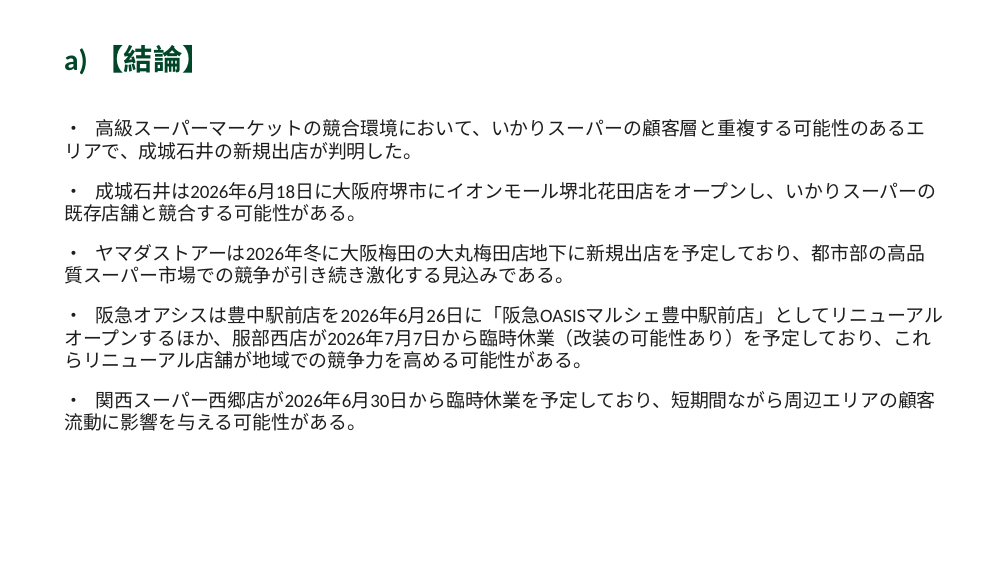
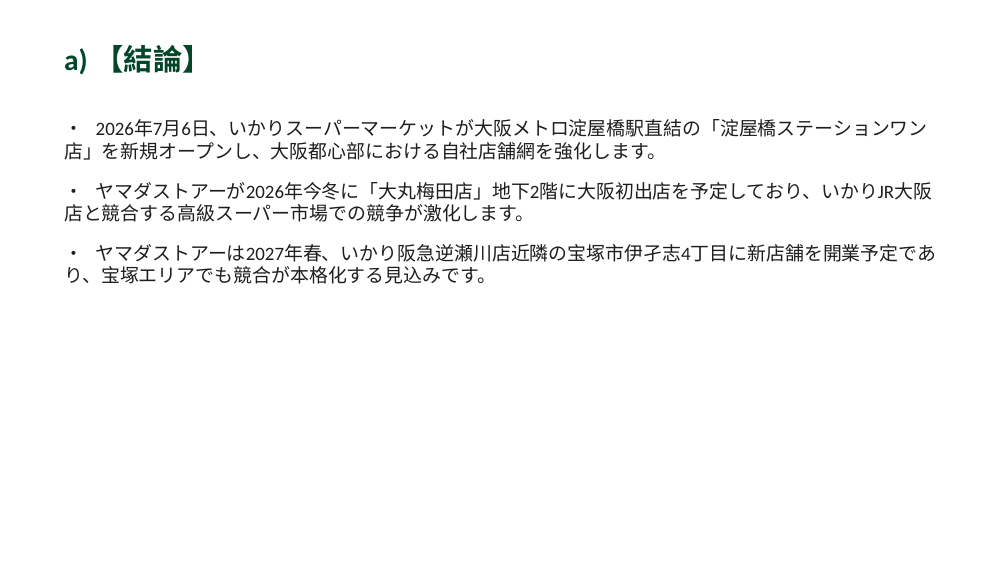
Before and after one commit to yutatbgt-bit/Competitive-research, a slide deck: slide 2 of report/2026_06_18_competitive_report.pptx. Drawn at 1008x567 pixels with LibreOffice and Linux fonts; fonts in the diff are those of the drawing. Boxes give left, top, right and bottom in pixels: in the first picture for what was removed or moved away, otherwise in the second. Text is boxed around its words. In the diff, an @@ line names an element or a change of style, - is before the commit and + after.

```diff
--- a/report/2026_06_18_competitive_report.pptx
+++ b/report/2026_06_18_competitive_report.pptx
@@ text at (64, 120, 937, 284): text changed @@
-・ 高級スーパーマーケットの競合環境において、いかりスーパーの顧客層と重複する可能性のあるエリアで、成城石井の新規出店が判明した。
-・ 成城石井は2026年6月18日に大阪府堺市にイオンモール堺北花田店をオープンし、いかりスーパーの既存店舗と競合する可能性がある。
-・ ヤマダストアーは2026年冬に大阪梅田の大丸梅田店地下に新規出店を予定しており、都市部の高品質スーパー市場での競争が引き続き激化する見込みである。
-・ 阪急オアシスは豊中駅前店を2026年6月26日に「阪急OASISマルシェ豊中駅前店」としてリニューアルオープンするほか、服部西店が2026年7月7日から臨時休業（改装の可能性あり）を予定しており、これらリニューアル店舗が地域での競争力を高める可能性がある。
-・ 関西スーパー西郷店が2026年6月30日から臨時休業を予定しており、短期間ながら周辺エリアの顧客流動に影響を与える可能性がある。
+・ 2026年7月6日、いかりスーパーマーケットが大阪メトロ淀屋橋駅直結の「淀屋橋ステーションワン店」を新規オープンし、大阪都心部における自社店舗網を強化します。
+・ ヤマダストアーが2026年今冬に「大丸梅田店」地下2階に大阪初出店を予定しており、いかりJR大阪店と競合する高級スーパー市場での競争が激化します。
+・ ヤマダストアーは2027年春、いかり阪急逆瀬川店近隣の宝塚市伊孑志4丁目に新店舗を開業予定であり、宝塚エリアでも競合が本格化する見込みです。
```
Also in this commit, not shown: 4 other slides changed, 3 other files.
